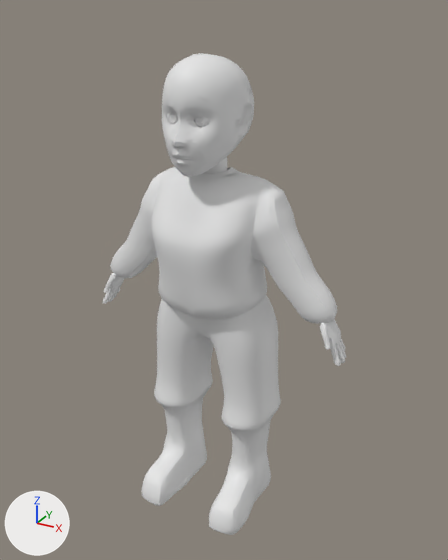
Renders of the Blender file charModel.blend from each side of a commit.
Rendered twice from a 50 mm lens placed at (0.98, -1.691, 1.776), pointed at (0.019, 0.057, 0.902). The lights are fixed; the arrows at lower left show +X, +Y and +Z. The older version comes first.

In view in the first picture: 'body', 'hoodie' and 1 more.
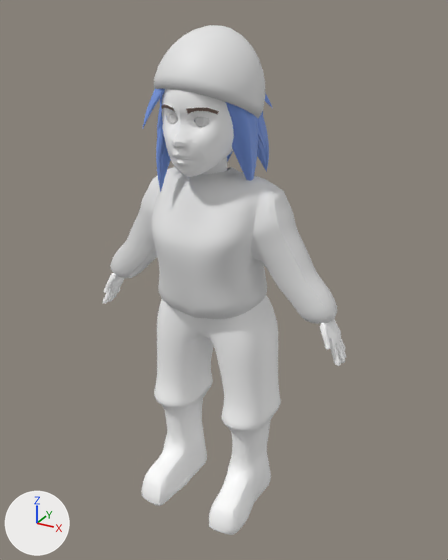
Commit message: finished hair

What differs and where, as boxes (x1, y1, x2, y2) in the pictures (448 x 560 px):
'beanie', added
    after: (154, 25, 265, 119)
'hair', added (blue)
    after: (143, 89, 272, 192)
'body.001', added
    after: (161, 104, 219, 114)
part 1 of me_cylinder, reshaped
    before: (162, 104, 219, 114)
    after: (165, 104, 217, 113)
part 2 of me_cylinder, recoloured
    before: (103, 53, 346, 535)
    after: (103, 89, 346, 535)

What changed in the scene script:
```text
Add mat_material:
    mat_material = principled_material('Material')
    mat_material.base_color = (1.0, 1.0, 1.0)  # white #ffffff
Add mat_curvehair:
    mat_curvehair = principled_material('CurveHair')
    mat_curvehair.base_color = (0.197, 0.333, 0.801)  # blue #7b9ce7
Add mat_material_001:
    mat_material_001 = principled_material('Material.001')
    mat_material_001.base_color = (0.197, 0.132, 0.105)  # brown #7b665b
Change me_cylinder:
    used by ob_body; location = (0.0, 0.0, 0.0)
    remove me_cylinder.from_pydata(...)  # 7435 vertices, 7384 faces, 6 loose edges; spans x -0.48..0.48, y -0.22..0.17, z 0.03..1.65
    add me_cylinder.from_pydata(...)  # 7888 vertices, 7786 faces, 6 loose edges; spans x -0.48..0.48, y -0.22..0.17, z 0.03..1.65
    me_cylinder part 1
    8 faces are deleted
    40 vertices are added at x -0.09..0.1, y -0.17..-0.12, z 1.5..1.52
    40 new faces join them
    me_cylinder part 2: 7376 faces spanning x -0.48..0.48, y -0.22..0.17, z 0.03..1.65 switch from no material to mat_material (white #ffffff)
    other edits to the shape of me_cylinder do not show in these pictures
Add me_sphere:
    me_sphere.from_pydata(...)  # 289 vertices, 288 faces; spans x -1.0..1.0, y -1.0..1.0, z -0.18..1.18
    me_sphere.polygons.foreach_set('use_smooth', [True] * 288)
Add me_nurbspath_001:
    me_nurbspath_001.from_pydata(...)  # 16128 vertices, 15120 faces; spans x -1.22..13.36, y -12.33..-1.61, z -9.49..5.14
    me_nurbspath_001.polygons.foreach_set('use_smooth', [True] * 15120)
    me_nurbspath_001.materials.append(mat_curvehair)  # its picture is missing
Add me_cylinder_003:
    me_cylinder_003.from_pydata(...)  # 20 vertices, 8 faces; spans x -0.095..0.101, y -0.174..-0.121, z 1.499..1.52
    me_cylinder_003.polygons.foreach_set('use_smooth', [True] * 8)
    me_cylinder_003.materials.append(mat_material_001)  # brown #7b665b
Add ob_beanie:
    ob_beanie = bpy.data.objects.new('beanie', me_sphere)
    ob_beanie.location = (0.002, -0.008, 1.53)
    ob_beanie.rotation_euler = (-0.393, 0.107, 0.0632)  # degrees (-23, 6.1, 3.6)
    ob_beanie.scale = (0.17, 0.17, 0.17)
    _m = ob_beanie.modifiers.new('Solidify', 'SOLIDIFY')
    _m.thickness = 0.03
Add ob_hair:
    ob_hair = bpy.data.objects.new('hair', me_nurbspath_001)
    ob_hair.location = (0.141, -0.141, 1.599)
    ob_hair.rotation_euler = (166.4, -4.151, 0.387)  # degrees (174, -238, 22)
    ob_hair.scale = (0.0307, 0.0307, 0.0307)
Add ob_body_001:
    ob_body_001 = bpy.data.objects.new('body.001', me_cylinder_003)
    ob_body_001.location = (0.0, 0.0, 0.0)
```
